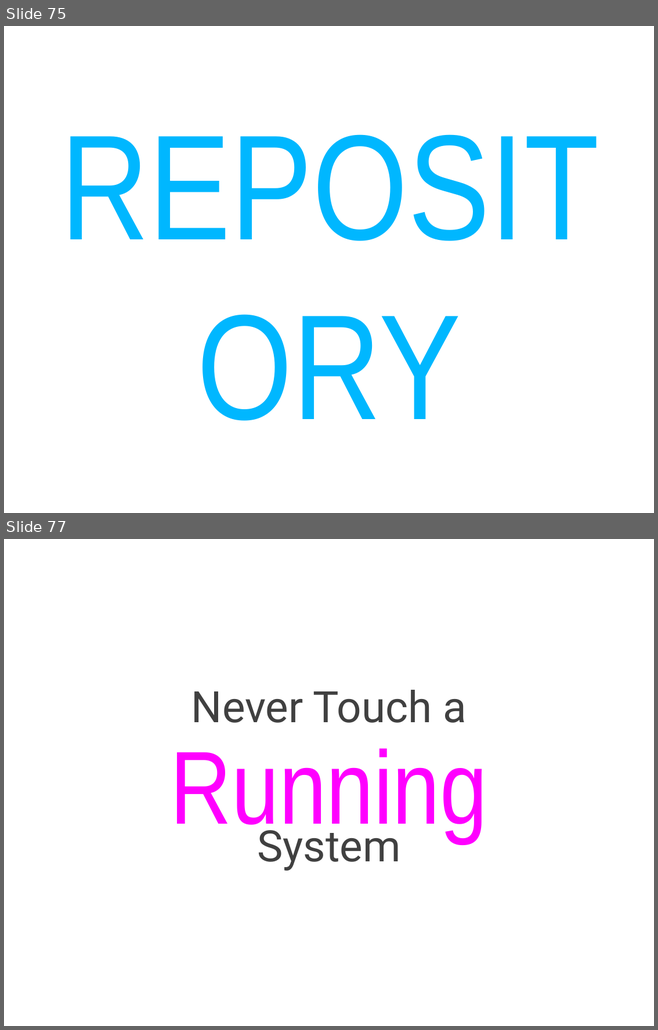
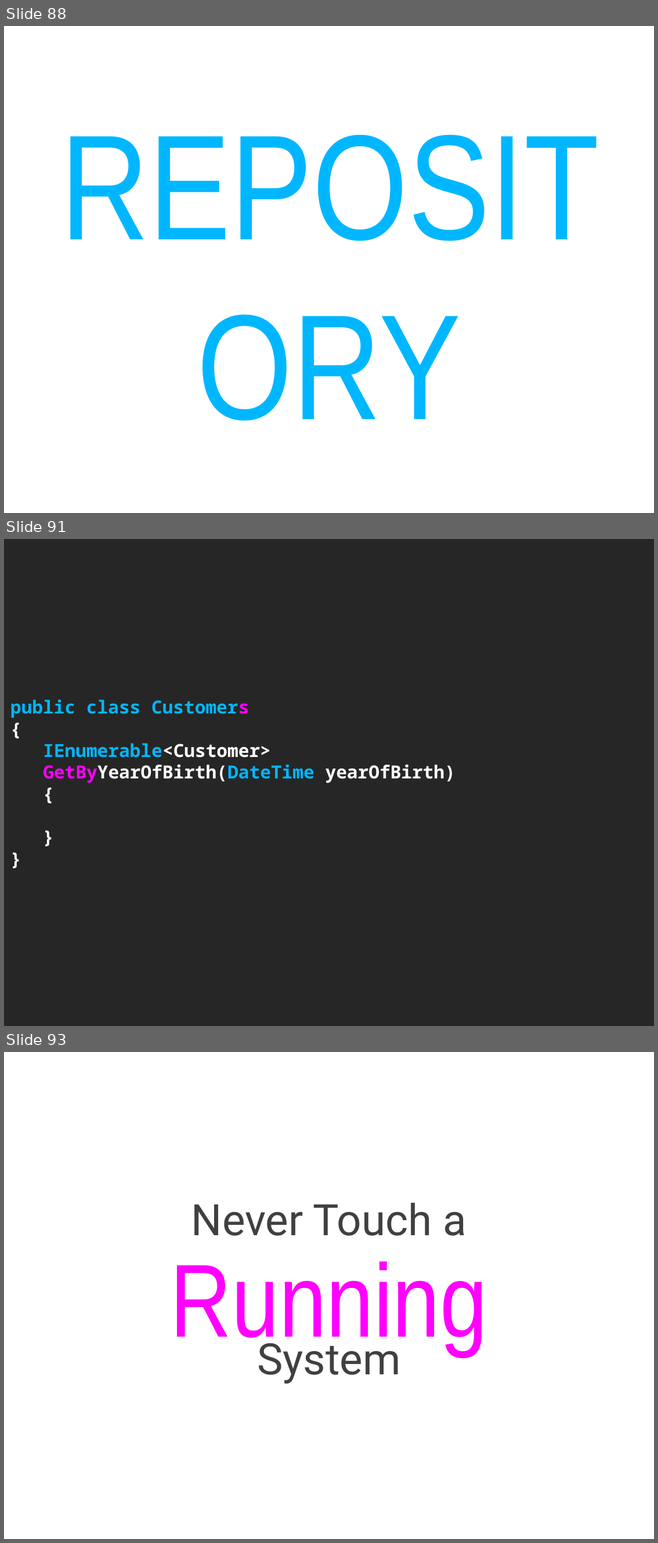
Before and after one commit to cessor/empathiccode, a slide deck: EmpathicCode.pptx. Shown one above the other, each under a label of ours: slides 75 and 77 before the commit, slides 88, 91 and 93 after it; the slides between them are not shown. The pictures are 658x1030 and 658x1543 pixels, drawn with LibreOffice and Linux fonts; fonts in the diff are those of the drawing. Boxes give left, top, right and bottom in pixels: in the first picture for what was removed or moved away, otherwise in the second. Text is boxed around its words. In the diff, an @@ line names an element or a change of style, - is before the commit and + after.

```diff
--- a/EmpathicCode.pptx
+++ b/EmpathicCode.pptx
@@ slide 91 added at <box>4,539,654,1026</box>, background #FFFFFF @@
@@ title added at <box>4,539,654,1026</box>, fill #262626, 20 pt, text #00B7FF, bold @@
+public class Customers
+{
+IEnumerable<Customer>
+GetByYearOfBirth(DateTime yearOfBirth)
+{
+}
+}
@@ what was slide 75 is now slide 88 @@
@@ what was slide 77 is now slide 93 @@
```
Also in this commit, not shown: 9 slides changed, 16 other slides added, 1 slide removed, 1 other file.
